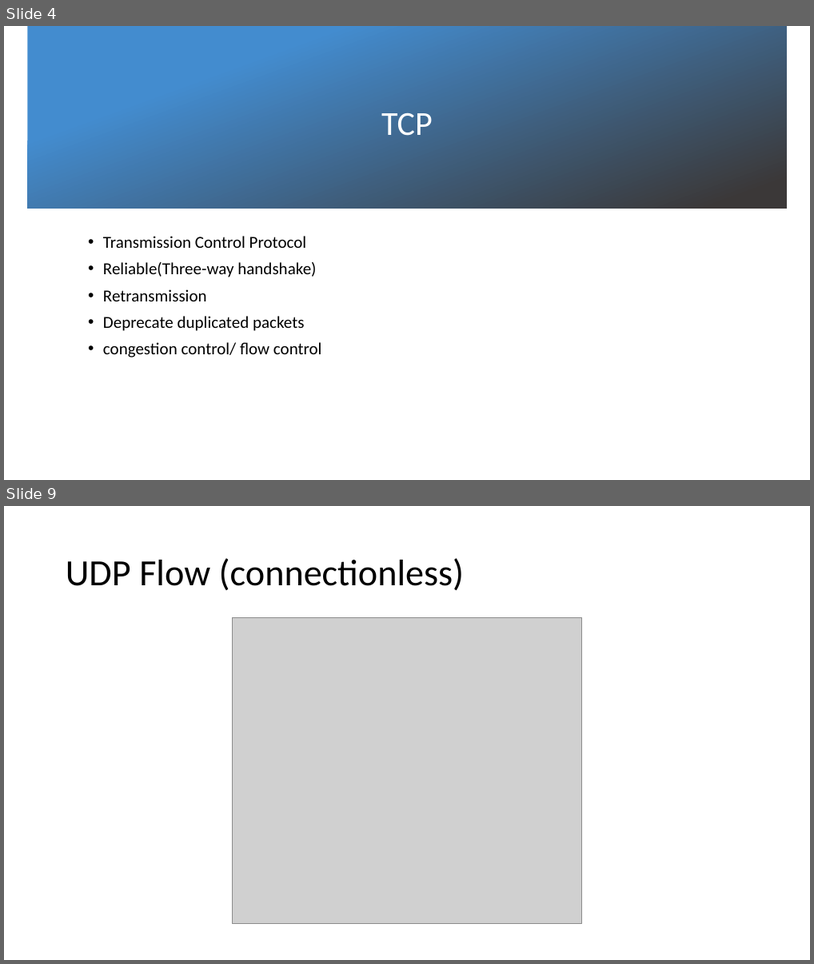
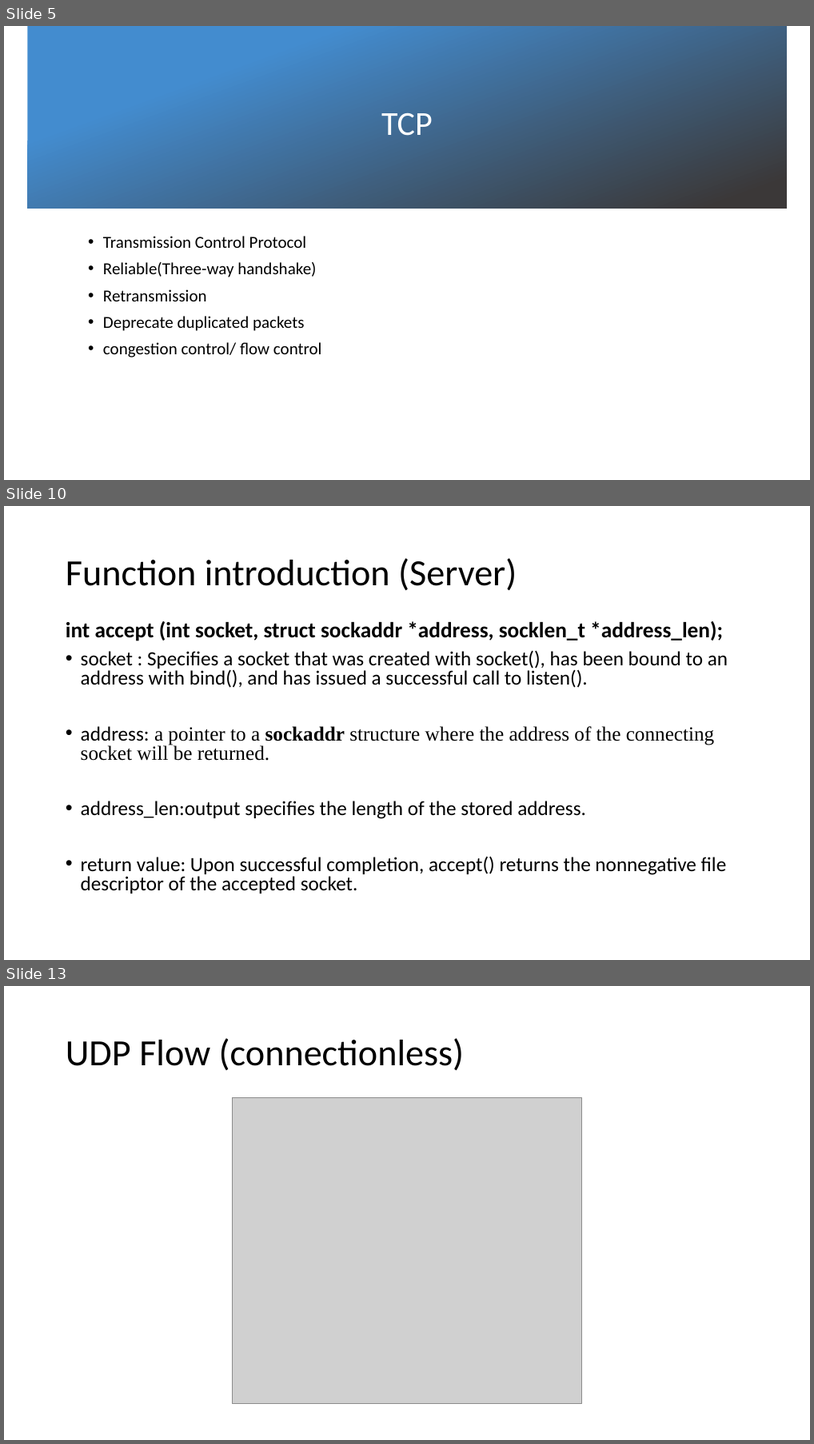
Before and after one commit to BebeShen/NCKU_Course-ComputerCommunication, a slide deck: LABs/lab1/Lab 1 Introduction.pptx. Shown one above the other, each under a label of ours: slides 4 and 9 before the commit, slides 5, 10 and 13 after it; the slides between them are not shown. The pictures are 814x964 and 814x1444 pixels, drawn with LibreOffice and Linux fonts; fonts in the diff are those of the drawing; grey boxes stand for pictures; background and template pictures are left out. Boxes give left, top, right and bottom in pixels: in the first picture for what was removed or moved away, otherwise in the second. Text is boxed around its words. In the diff, an @@ line names an element or a change of style, - is before the commit and + after.

```diff
--- a/LABs/lab1/Lab 1 Introduction.pptx
+++ b/LABs/lab1/Lab 1 Introduction.pptx
@@ slide 10 added at (4, 506, 810, 960), background #FFFFFF @@
@@ title added at (66, 558, 517, 591), 44 pt, text #000000 @@
+Function introduction (Server)
@@ text added at (66, 621, 728, 893), 24 pt, text #000000 @@
+int accept (int socket, struct sockaddr *address, socklen_t *address_len);
+• socket : Specifies a socket that was created with socket(), has been bound to an address with bind(), and has issued a successful call to listen().
+• address: a pointer to a sockaddr structure where the address of the connecting socket will be returned.
+• address_len:output specifies the length of the stored address.
+• return value: Upon successful completion, accept() returns the nonnegative file descriptor of the accepted socket.
@@ what was slide 4 is now slide 5 @@
@@ what was slide 9 is now slide 13 @@
```
Also in this commit, not shown: 8 slides changed, 6 other slides added, 2 slides removed, 4 other files.
